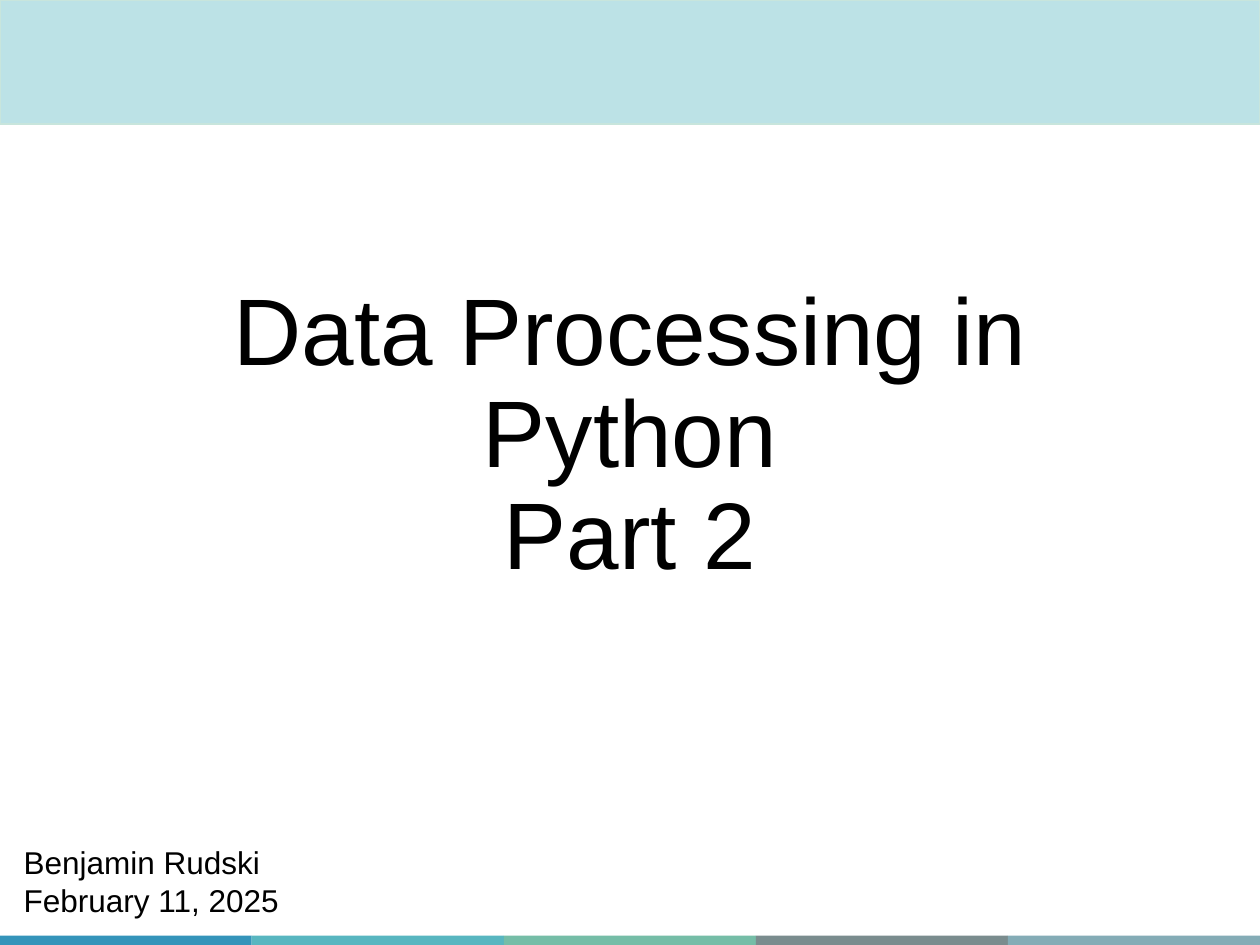
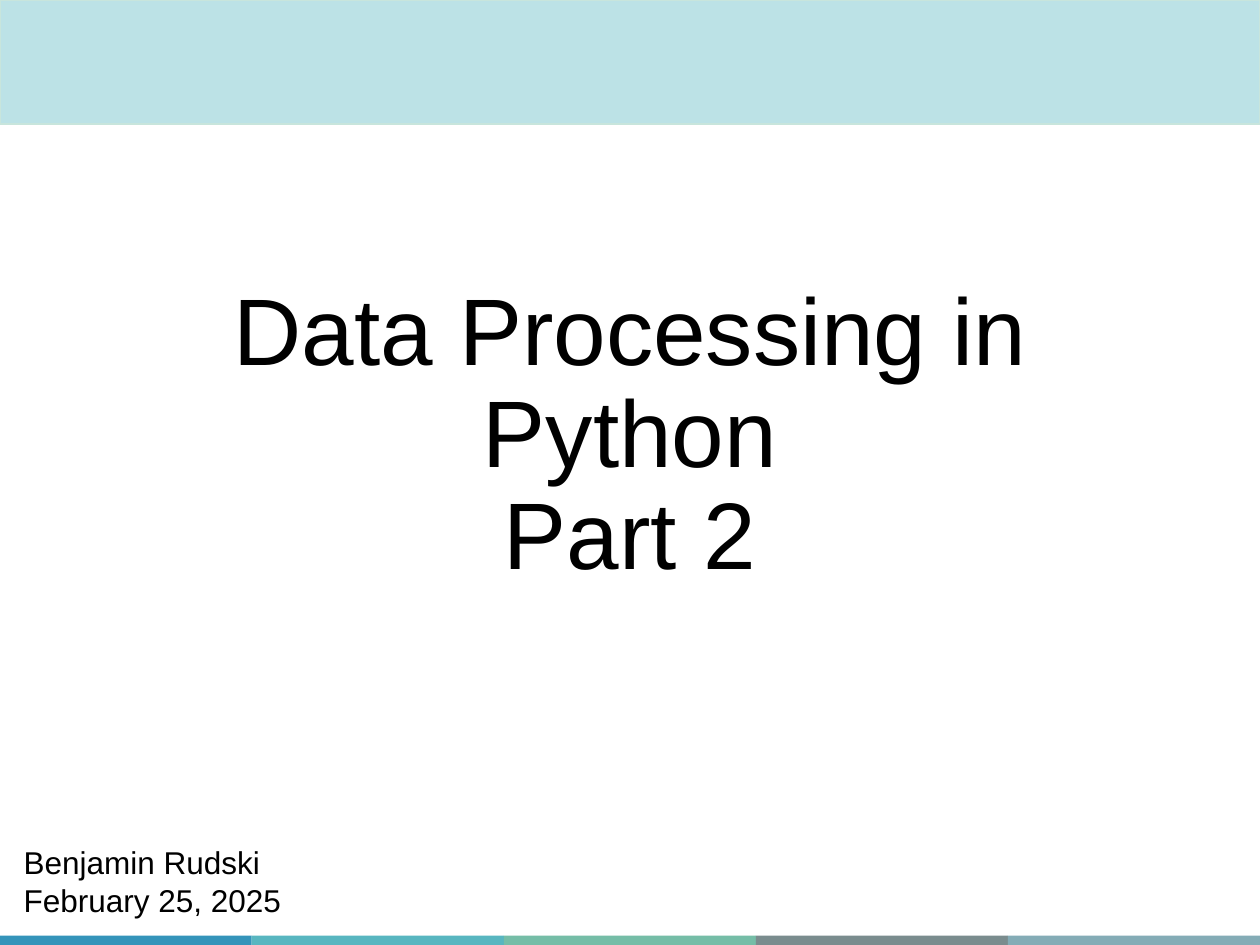
Before and after one commit to QLS-MiCM/DataProcessingInPython, a slide deck: slide 1 of Slides/QLS-MiCM Data Processing in Python (Part 2) Workshop PPT.pptx. Drawn at 1260x945 pixels with LibreOffice and Linux fonts; fonts in the diff are those of the drawing; background and template pictures are left out. Boxes give left, top, right and bottom in pixels: in the first picture for what was removed or moved away, otherwise in the second. Text is boxed around its words. In the diff, an @@ line names an element or a change of style, - is before the commit and + after.

Commit message:
Update date on slides.

```diff
--- a/Slides/QLS-MiCM Data Processing in Python (Part 2) Workshop PPT.pptx
+++ b/Slides/QLS-MiCM Data Processing in Python (Part 2) Workshop PPT.pptx
@@ text at (x1=24, y1=889, x2=281, y2=918): text changed @@
-February 11, 2025
+February 25, 2025
```
Also in this commit, not shown: 1 other file.
